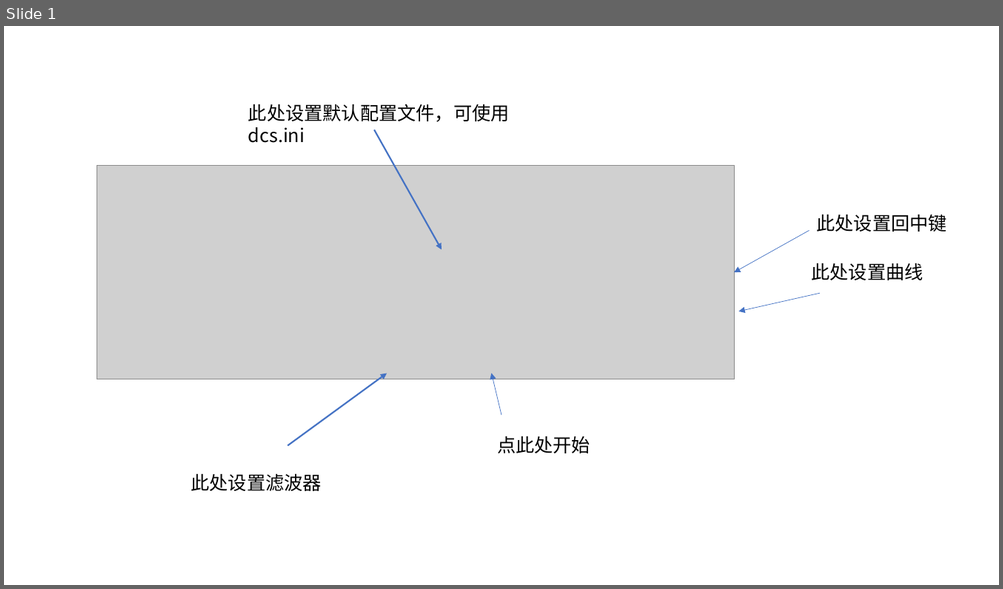
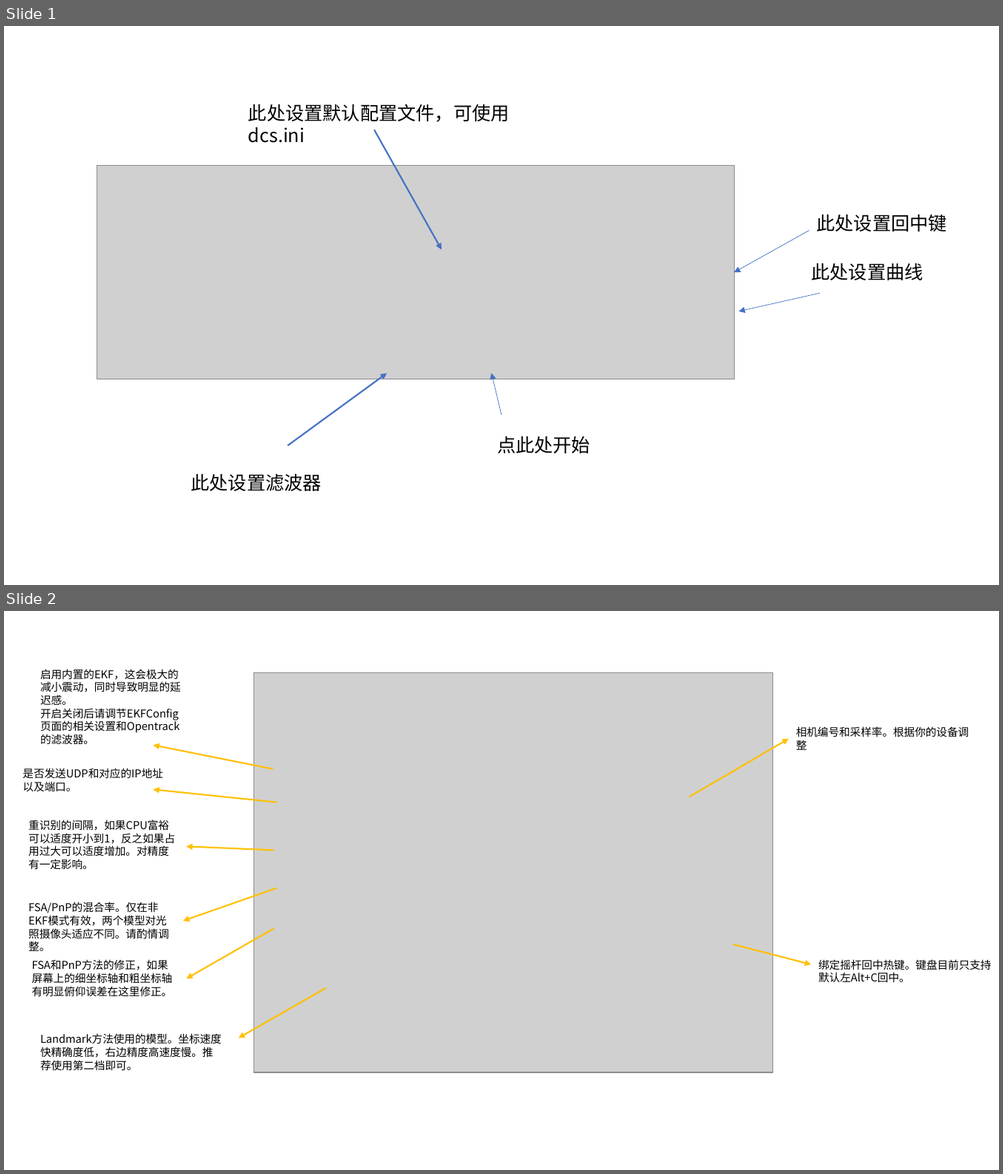
Before and after one commit to jyfzh/FOXTracker, a slide deck: docs/slide.pptx. Shown one above the other, each under a label of ours: slide 1 before the commit, slides 1 and 2 after it. The pictures are 1003x589 and 1003x1174 pixels, drawn with LibreOffice and Linux fonts; fonts in the diff are those of the drawing; grey boxes stand for pictures. Boxes give left, top, right and bottom in pixels: in the first picture for what was removed or moved away, otherwise in the second. Text is boxed around its words. In the diff, an @@ line names an element or a change of style, - is before the commit and + after.

```diff
--- a/docs/slide.pptx
+++ b/docs/slide.pptx
@@ slide 2 added at (x1=4, y1=611, x2=999, y2=1170), background #FFFFFF @@
@@ text added at (x1=40, y1=669, x2=181, y2=744), 10.5 pt, text #000000 @@
+启用内置的EKF，这会极大的减小震动，同时导致明显的延迟感。
+开启关闭后请调节EKFConfig页面的相关设置和Opentrack的滤波器。
@@ picture added at (x1=254, y1=673, x2=772, y2=1073) @@
@@ arrow added from (689, 797) to (788, 738), #FFC000 1.5 pt @@
@@ text added at (x1=796, y1=726, x2=969, y2=750), 10.5 pt, text #000000 @@
+相机编号和采样率。根据你的设备调整
@@ arrow added from (273, 769) to (153, 745), #FFC000 1.5 pt @@
@@ text added at (x1=22, y1=768, x2=163, y2=792), 10.5 pt, text #000000 @@
+是否发送UDP和对应的IP地址以及端口。
@@ arrow added from (277, 803) to (153, 789), #FFC000 1.5 pt @@
@@ text added at (x1=28, y1=820, x2=175, y2=869), 10.5 pt, text #000000 @@
+重识别的间隔，如果CPU富裕可以适度开小到1，反之如果占用过大可以适度增加。对精度有一定影响。
@@ arrow added from (273, 851) to (186, 847), #FFC000 1.5 pt @@
@@ arrow added from (277, 889) to (183, 921), #FFC000 1.5 pt @@
@@ text added at (x1=28, y1=902, x2=169, y2=951), 10.5 pt, text #000000 @@
+FSA/PnP的混合率。仅在非EKF模式有效，两个模型对光照摄像头适应不同。请酌情调整。
@@ text added at (x1=60, y1=902, x2=221, y2=923), 12 pt, text #FFFFFF @@
+直接控制游戏，目前不推荐开启
@@ arrow added from (273, 929) to (186, 979), #FFC000 1.5 pt @@
@@ text added at (x1=32, y1=960, x2=173, y2=997), 10.5 pt, text #000000 @@
+FSA和PnP方法的修正，如果屏幕上的细坐标轴和粗坐标轴有明显俯仰误差在这里修正。
@@ arrow added from (733, 945) to (811, 965), #FFC000 1.5 pt @@
@@ text added at (x1=818, y1=960, x2=991, y2=982), 10.5 pt, text #000000 @@
+绑定摇杆回中热键。键盘目前只支持默认左Alt+C回中。
@@ arrow added from (326, 988) to (239, 1039), #FFC000 1.5 pt @@
@@ text added at (x1=40, y1=1034, x2=222, y2=1071), 10.5 pt, text #000000 @@
+Landmark方法使用的模型。坐标速度快精确度低，右边精度高速度慢。推荐使用第二档即可。
```
Also in this commit, not shown: 3 other files.
